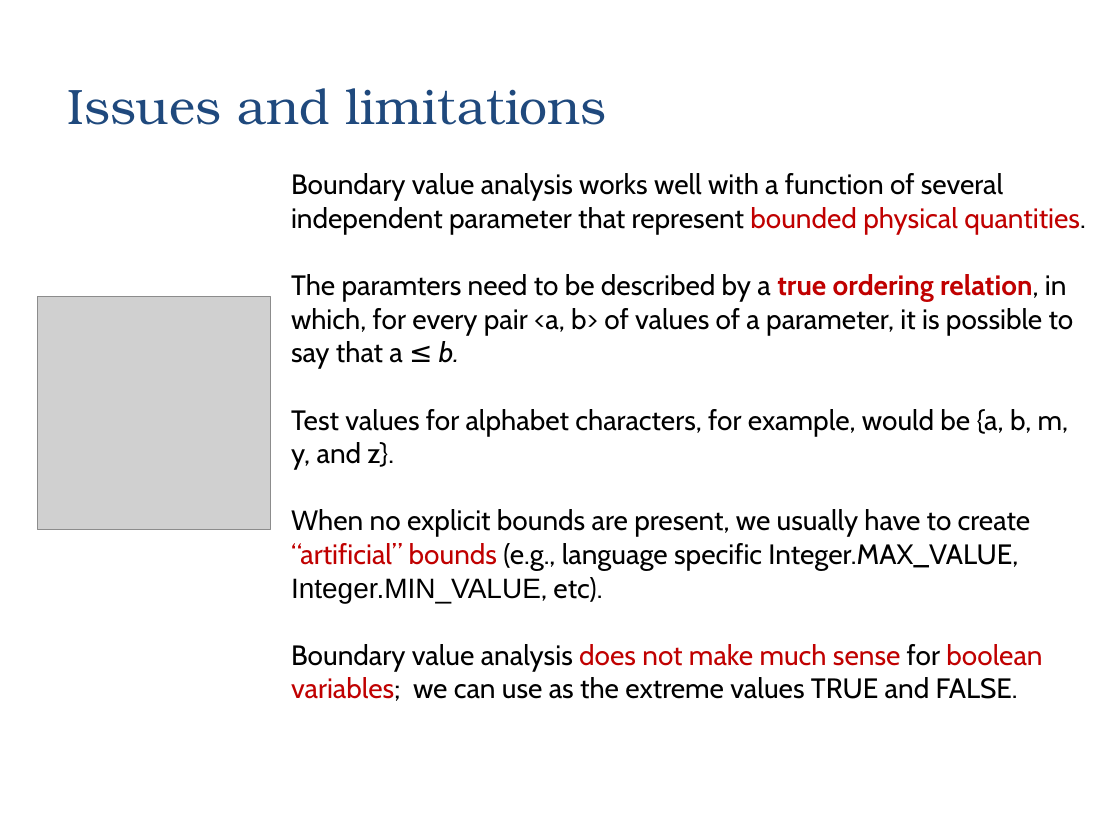
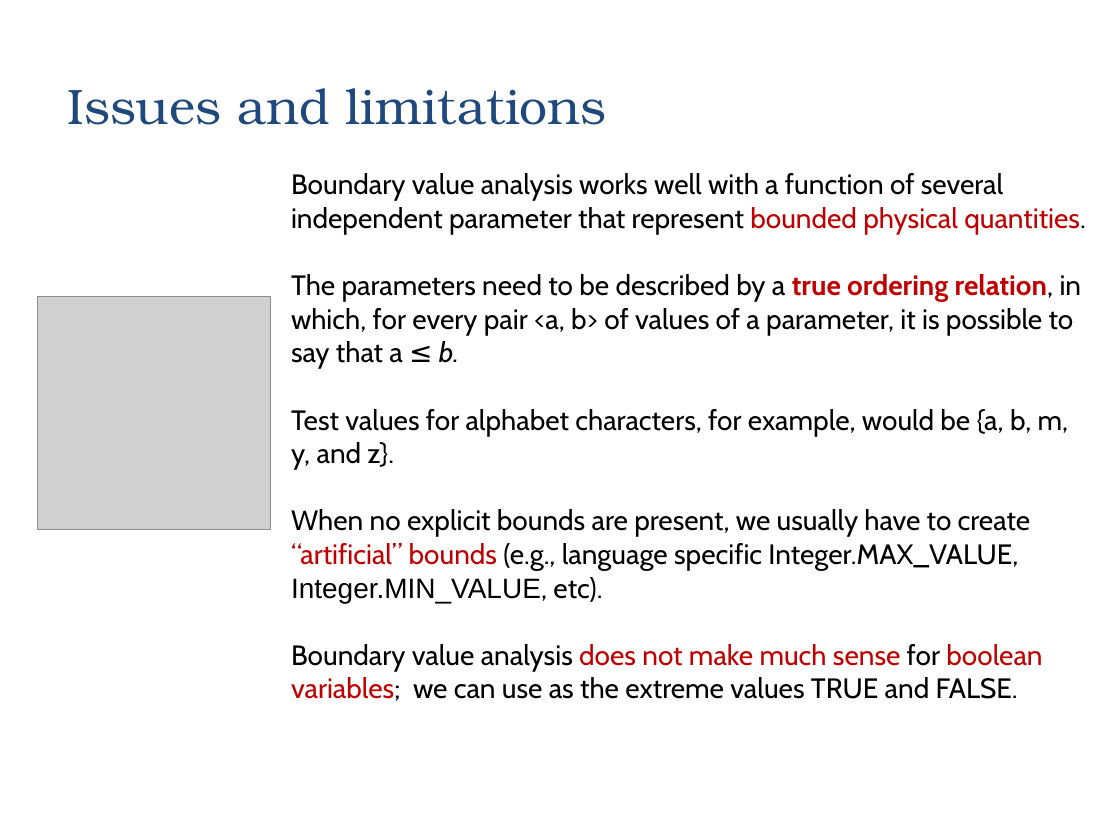
Before and after one commit to zarras/myy803-slides, a slide deck: slide 74 of 6-SoftEng-Testing.ppt (slide 52 before the commit). Drawn at 1120x840 pixels with LibreOffice and Linux fonts; fonts in the diff are those of the drawing; grey boxes stand for pictures. Boxes give left, top, right and bottom in pixels: in the first picture for what was removed or moved away, otherwise in the second. Text is boxed around its words. In the diff, an @@ line names an element or a change of style, - is before the commit and + after.

```diff
--- a/6-SoftEng-Testing.ppt
+++ b/6-SoftEng-Testing.ppt
@@ text at (291, 274, 1082, 369): text changed @@
-The paramters need to be described by a true ordering relation, in which, for every pair <a, b> of values of a parameter, it is possible to say that a ≤ b.
+The parameters need to be described by a true ordering relation, in which, for every pair <a, b> of values of a parameter, it is possible to say that a ≤ b.
```
Also in this commit, not shown: 1 other slide changed, 42 slides added, 20 slides removed, 1 other file.
